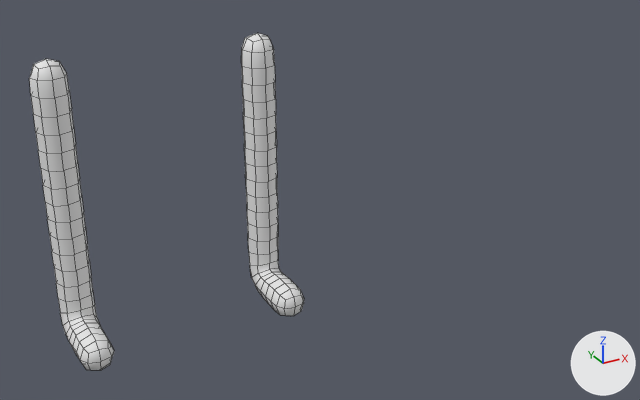
The FBX model Assets/Art/Misc/legs.fbx, before and after one commit.
Camera for both pictures: a 50 mm lens placed at (-0.602, -1.819, 1.116), pointed at (0.118, -0.51, 0.462). Every picture has the same lights, and +X, +Y and +Z are marked at lower right. The picture after the commit comes second. Mesh edges are drawn as thin lines.
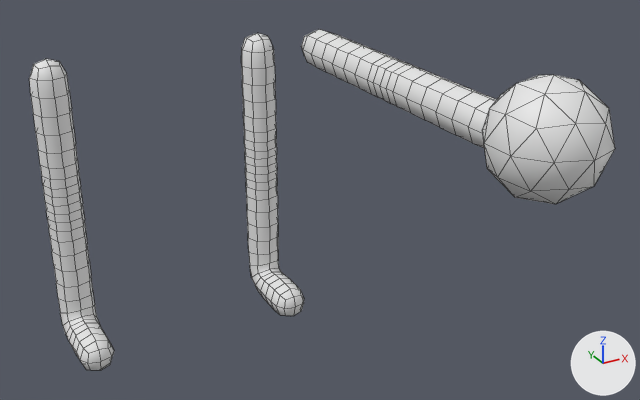
What the commit changed:
Mesh me_plane is new.
It has 210 vertices, 229 faces and spans x 0.155..0.331, y -1.035..-0.238, z 0.602..0.787.
Object 'Plane' (ob_plane) is new; it shows me_plane.
Its location is (0.0, 0.0, 0.0).

Location of each change, [x1, y1, x2, y2] in pixels of the pictures (640 x 400 px):
'Plane', added
    after: [301, 29, 615, 204]
